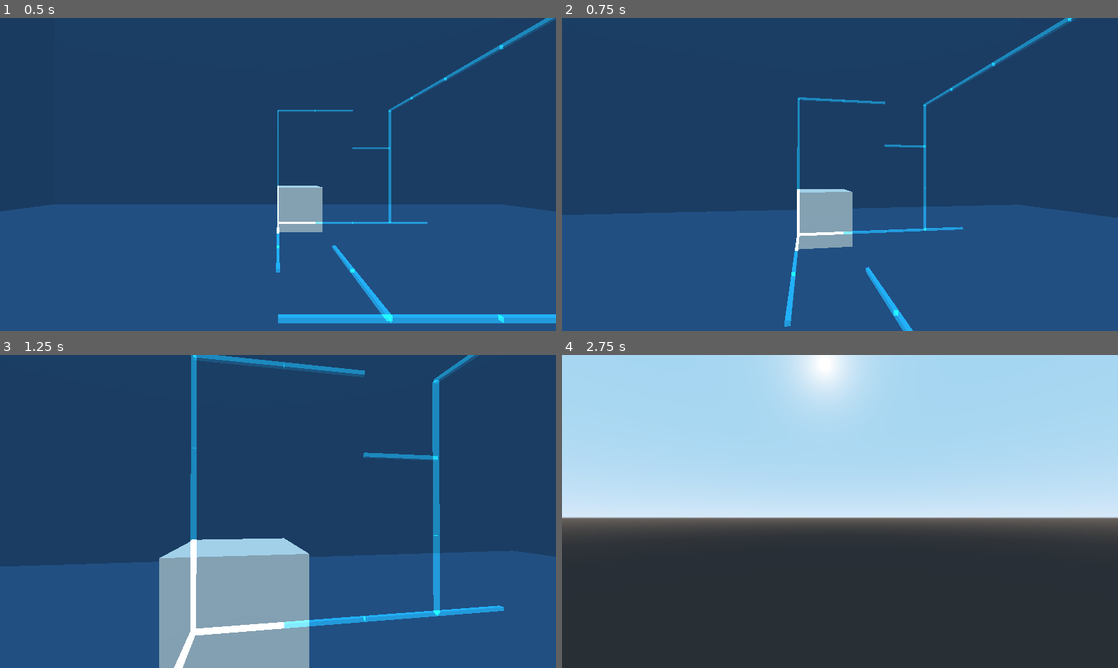
Above: before the commit, frames 1-4 (two rows, left to right).
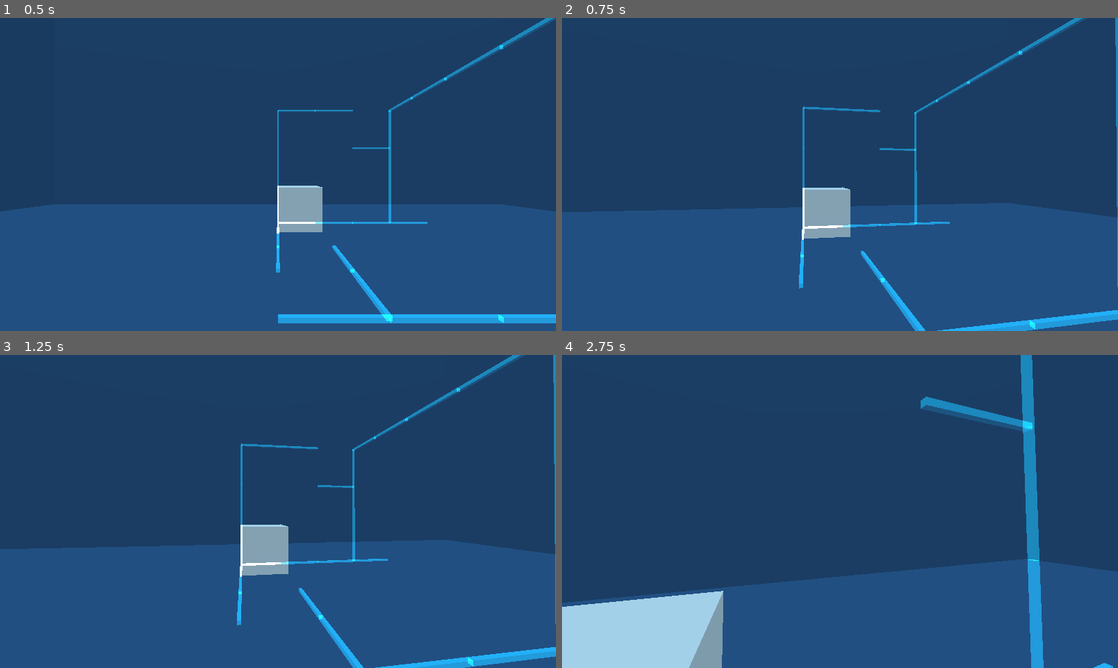
Above: after the commit, the same moments.

Repository: patrickgh3/rails
Game: Godot game, scene res://objects/World.tscn
Two runs of this game, one before a commit and one after it. Both use one fixed random seed, a clock stepped at 60 frames per second and the inputs below.
Inputs (mouse positions are in pixels of both pictures, inside the frame that each line leads up to):
- Up to frame 1 (0.5 s): no input
- Up to frame 2 (0.75 s): tap Enter at 0.5 s; move the mouse to (867, 174) at 0.52 s; hold Up (ui_up) from 0.53 s (still down); tap M at 0.6 s
- Up to frame 3 (1.25 s): keep holding Up (ui_up)
- Up to frame 4 (2.75 s): keep holding Up (ui_up); move the mouse to (812, 511) at 1.27 s; tap M at 1.35, 2.3 s; move the mouse to (851, 505) at 2.02 s; hold 1 from 2.03 s (still down)

Frame 1 is identical in both runs. In frame 2, 5.4% of the frame differs, in the area x 0-100%, y 0-100%; in frame 3, 19%; in frame 4, 100%.

Commit message:
- First commit on maclark branch - Press m to toggle cursor

Diff:
--- a/rails/objects/Player.gd
+++ b/rails/objects/Player.gd
@@ -3,6 +3,9 @@
 const MOUSE_SENSITIVITY = 0.1
 
 onready var camera = $CamRoot/Camera
+onready var mouse_captured = true
+
+
 
 func _ready():
 	Input.set_mouse_mode(Input.MOUSE_MODE_CAPTURED)
@@ -12,30 +15,54 @@
 func _process(delta):
 	# WASD movement
 
-	var dir = Vector3()
-	if Input.is_action_pressed("ui_left"):
-		dir -= camera.global_transform.basis.x
-	if Input.is_action_pressed("ui_right"):
-		dir += camera.global_transform.basis.x
-	if Input.is_action_pressed("ui_up"):
-		dir -= camera.global_transform.basis.z
-	if Input.is_action_pressed("ui_down"):
-		dir += camera.global_transform.basis.z
+	if mouse_captured == true:
+		var dir = Vector3()
+		if Input.is_action_pressed("ui_left"):
+			dir -= camera.global_transform.basis.x
+		if Input.is_action_pressed("ui_right"):
+			dir += camera.global_transform.basis.x
+		if Input.is_action_pressed("ui_up"):
+			dir -= camera.global_transform.basis.z
+		if Input.is_action_pressed("ui_down"):
+			dir += camera.global_transform.basis.z
 
-	dir.y = 0
-	dir = dir.normalized()
+		dir.y = 0
+		dir = dir.normalized()
+		translation += dir * 5 * delta
 
-	translation += dir * 5 * delta
+
+
+
 
 	# Press Esc to quit
 	if Input.is_action_just_pressed("ui_cancel"):
 		get_tree().quit()
 
+
+
+
+
 func _input(event):
 	# Move the mouse to look around
-	if event is InputEventMouseMotion:
+	if event is InputEventMouseMotion and mouse_captured:
 		$CamRoot.rotate_x(deg2rad(event.relative.y * MOUSE_SENSITIVITY * -1))
 		self.rotate_y(deg2rad(event.relative.x * MOUSE_SENSITIVITY * -1))
 
 		# Make sure you can't look too far up or down
 		$CamRoot.rotation_degrees.x = clamp($CamRoot.rotation_degrees.x, -75, 75)
+
+
+	if event is InputEventKey :
+		if event.scancode == KEY_M and event.is_pressed():
+			_toggle_cursor ()
+
+
+
+
+func _toggle_cursor ():
+	if Input.get_mouse_mode() == Input.MOUSE_MODE_CAPTURED:
+		Input.set_mouse_mode(Input.MOUSE_MODE_VISIBLE)
+		mouse_captured = false
+	else:
+		Input.set_mouse_mode(Input.MOUSE_MODE_CAPTURED)
+		mouse_captured = true
